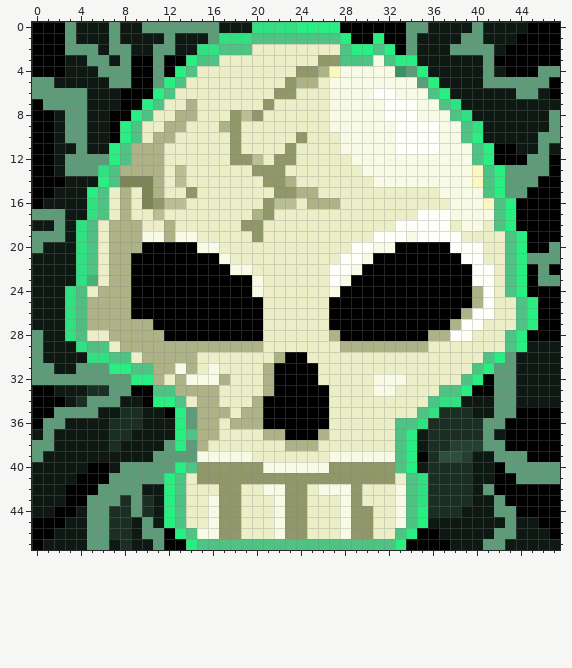
Pixel-art file: src/assets/skill/raise_dead.aseprite. The picture above is the old version.
48x48 pixels, 1 frame. Colours within 5 levels of each other are drawn and written as one.
Once edited:
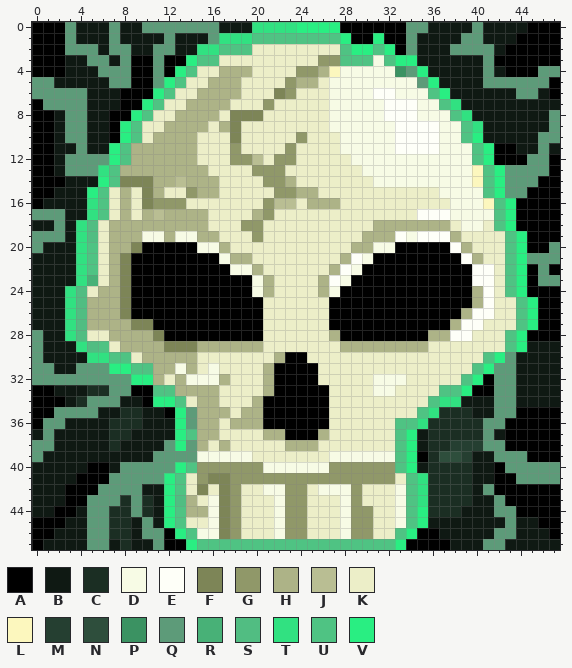
Palette (. is transparent): A #000000  B #0f1913  C #1b2e23  D #f7fbe5  E #fefff8  F #7d8557  G #909869  H #adb387  J #b9be93  K #eceec8  L #fcf7be  M #253f31  N #2e4e3c  P #3b9262  Q #5d9b79  R #48b177  S #51bd82  T #31e181  U #4fc383  V #29ee82
Difference:
Layer "Layer":
Colour F replaces colour G in row 6 at x 22; in row 8 at x 18 and 20; in rows 9 to 10 at x 18; in row 41 at x 16 to 17; in rows 42 to 46 at x 17.
Colour F replaces colour H in row 20 at x 9; in rows 21 to 26 at x 8; in row 27 at x 9 to 10; in row 28 at x 11; in row 29 at x 12 to 14.
Colour F replaces colour J in row 8 at x 19.
Colour F replaces colour K in row 42 at x 15.
Colour G replaces colour J in row 16 at x 12 to 13.
Colour H replaces colour E in row 18 at x 33 to 37; in row 19 at x 31 to 32 and 38; in row 20 at x 29 to 30 and 39; in row 21 at x 28 and 40; in row 22 at x 27.
Colour H replaces colour J in row 13 at x 13.
Colour H replaces colour K in row 4 at x 17 to 19; in row 5 at x 16 to 18; in row 6 at x 15 to 18; in row 7 at x 15 to 17; in row 8 at x 15 to 16; in row 9 at x 14 to 15.
Colour H replaces colour K in row 10 at x 13 to 14; in rows 11 to 12 at x 12 to 14; in row 13 at x 12 and 14 to 15; in row 14 at x 12 and 14 to 16; in row 15 at x 15 to 16; in row 17 at x 10 and 12 to 15.
Colour H replaces colour K in row 18 at x 10 to 11, 13 to 15 and 31 to 32; in row 19 at x 15 to 16 and 30; in row 20 at x 17; in row 21 at x 18 to 19; in row 22 at x 20; in rows 23 to 24 at x 21 and 26.
Colour H replaces colour K in row 38 at x 17; in row 43 at x 14; in row 44 at x 14 to 15.
Colour K replaces colour E in row 20 at x 40.
Where, in picture pixels (left, top, right, bottom), the same in both pictures:
changed: (120, 66, 483, 352)
changed: (186, 440, 230, 539)
